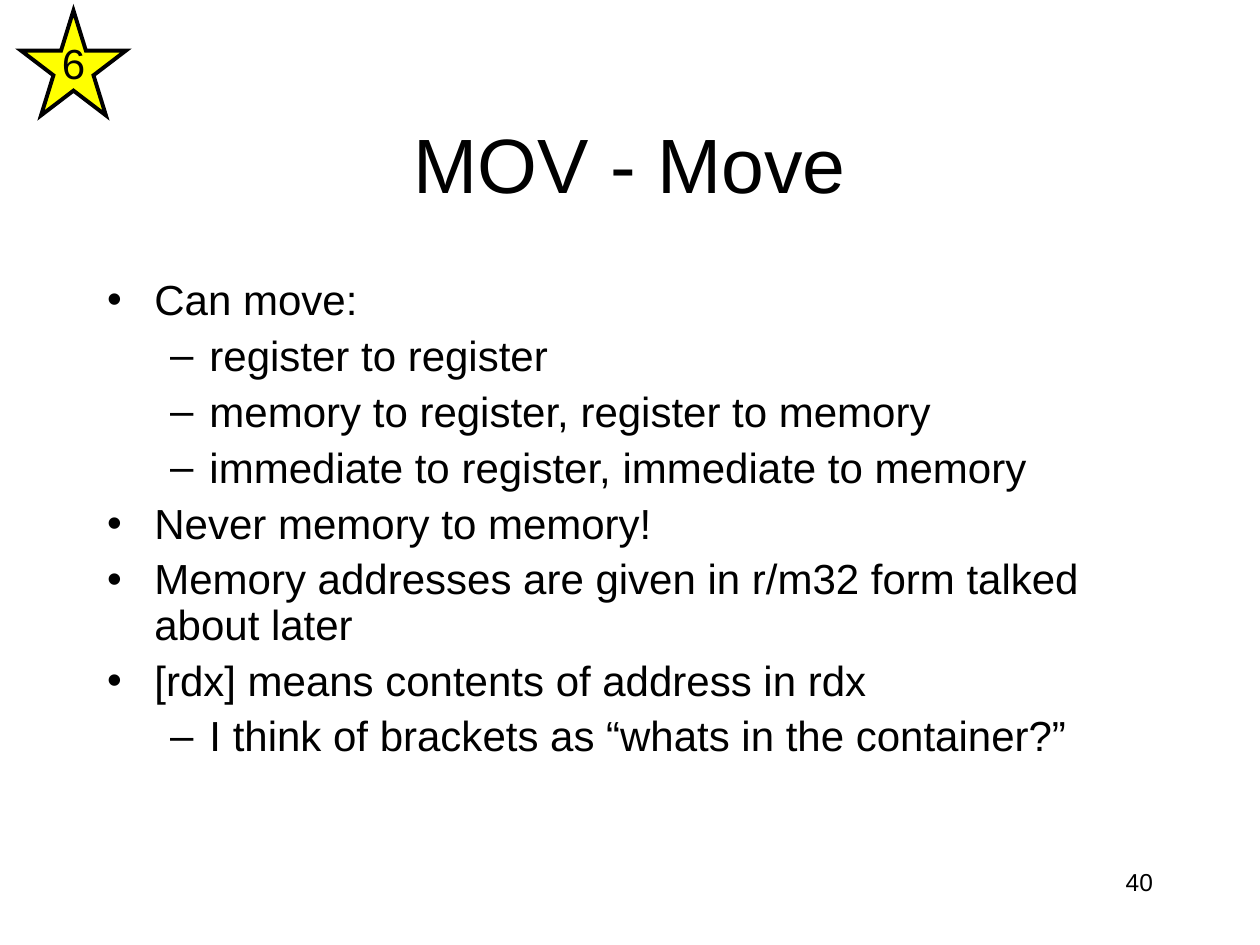
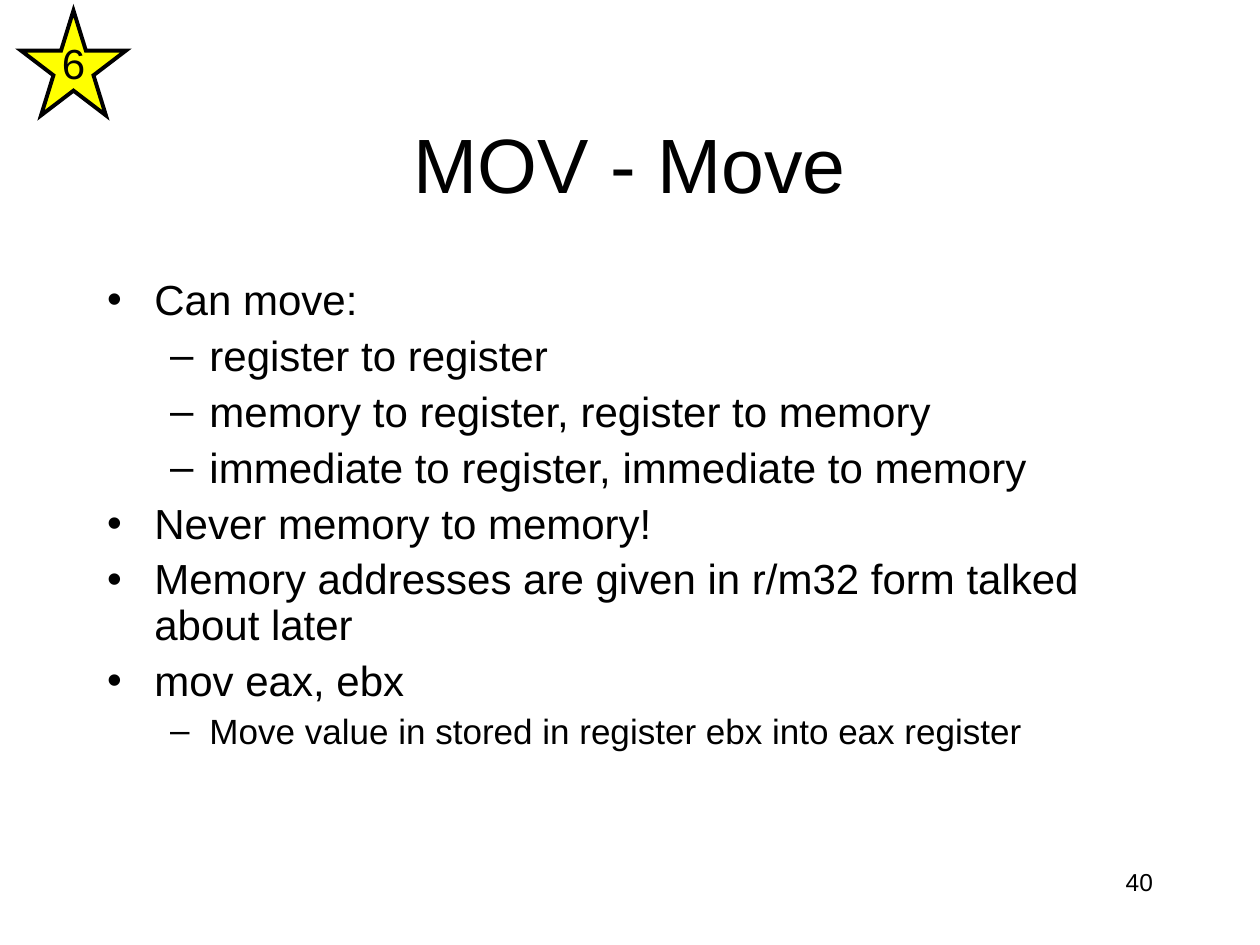
Before and after one commit to RobotMafiaCTF/RE_VR_Training, a slide deck: slide 40 of assembly/ppts/IntroductionToIntelx86-Part1.ppt. Drawn at 1260x945 pixels with LibreOffice and Linux fonts; fonts in the diff are those of the drawing. Boxes give left, top, right and bottom in pixels: in the first picture for what was removed or moved away, otherwise in the second. Text is boxed around its words. In the diff, an @@ line names an element or a change of style, - is before the commit and + after.

```diff
--- a/assembly/ppts/IntroductionToIntelx86-Part1.ppt
+++ b/assembly/ppts/IntroductionToIntelx86-Part1.ppt
@@ text at <box>154,665,1021,750</box>: text changed; size 24 to 20 pt @@
-• [rdx] means contents of address in rdx
-  – I think of brackets as “whats in the container?”
+• mov eax, ebx
+  – Move value in stored in register ebx into eax register
```
Also in this commit, not shown: 33 other slides changed.
